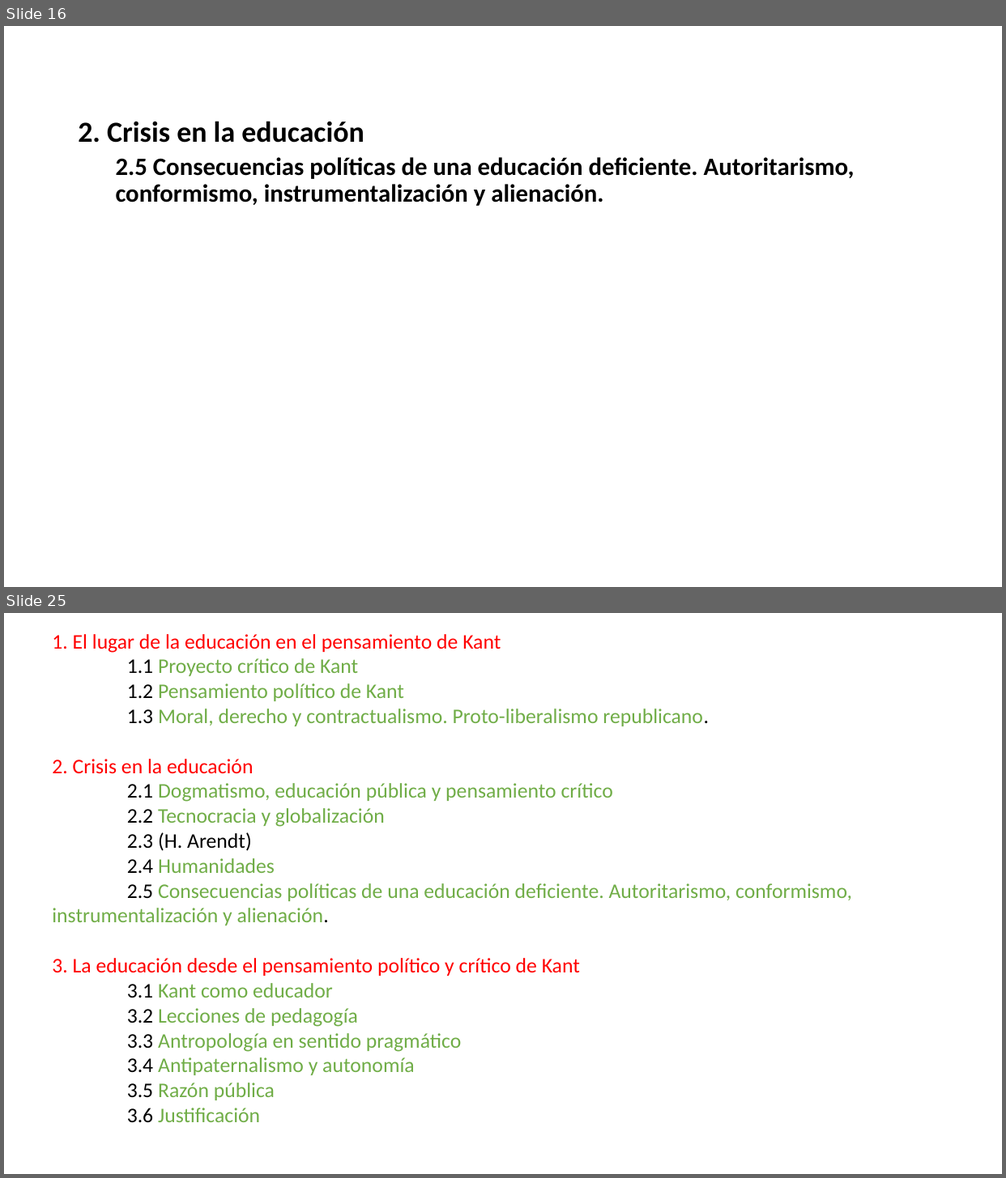
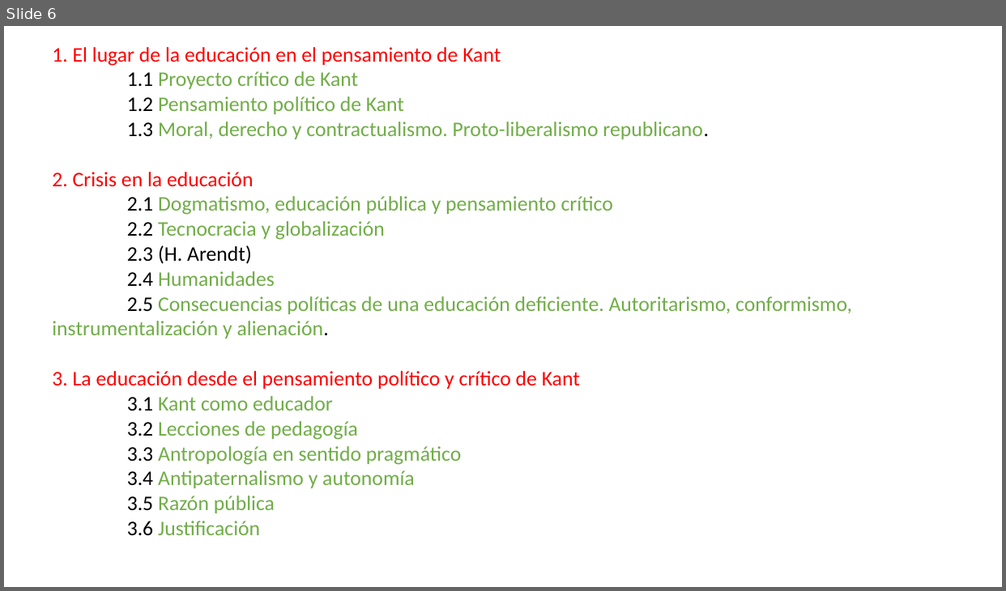
Before and after one commit to zaboltar/zaboltar.github.io, a slide deck: assets uarm/2023 2 UarmPCrit/tesis docs/esquema tesis expo.pptx. Shown one above the other, each under a label of ours: slides 16 and 25 before the commit, slide 6 after it; the slides between them are not shown. The pictures are 1006x1178 and 1006x591 pixels, drawn with LibreOffice and Linux fonts; fonts in the diff are those of the drawing. Boxes give left, top, right and bottom in pixels: in the first picture for what was removed or moved away, otherwise in the second. Text is boxed around its words. In the diff, an @@ line names an element or a change of style, - is before the commit and + after.

```diff
--- a/assets uarm/2023 2 UarmPCrit/tesis docs/esquema tesis expo.pptx
+++ b/assets uarm/2023 2 UarmPCrit/tesis docs/esquema tesis expo.pptx
@@ slide 16 removed at [4, 26, 1002, 587], background #FFFFFF @@
@@ text removed at [78, 121, 854, 206] @@
-2. Crisis en la educación
-  2.5 Consecuencias políticas de una educación deficiente. Autoritarismo, conformismo, instrumentalización y alienación.
@@ what was slide 25 is now slide 6 @@
```
Also in this commit, not shown: 4 slides changed, 1 slide added, 20 other slides removed, 22 other files.
